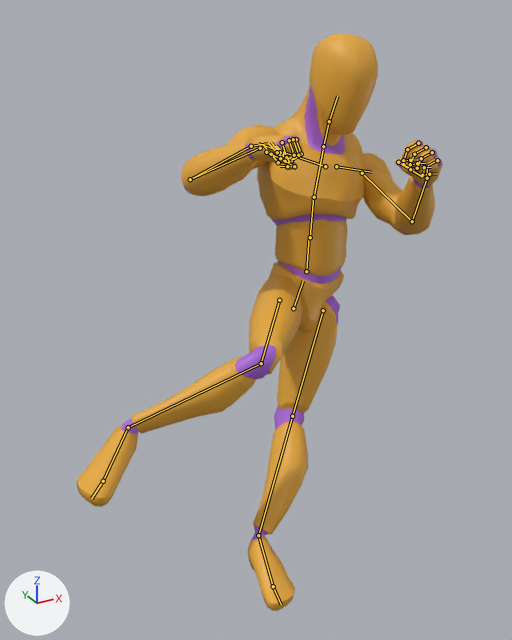
Before and after pictures for a commit that changed the glTF model public/models/quaternius/blender-kicks-core.glb.
Rendered twice from a camera (50 mm lens) standing at (-0.735, -1.799, 1.739) and looking at (0.285, 0.056, 0.812). Arrows for +X, +Y and +Z are at lower left; the lights stay in place. The picture after the commit comes second. Both versions are drawn at frame 6 of the action 'BF_RisingKick_R'; the numbers are the values there. The bones that change, and the others that lie on the model, are drawn over the model as lines.

Names of what the first picture shows: 'Mannequin'.
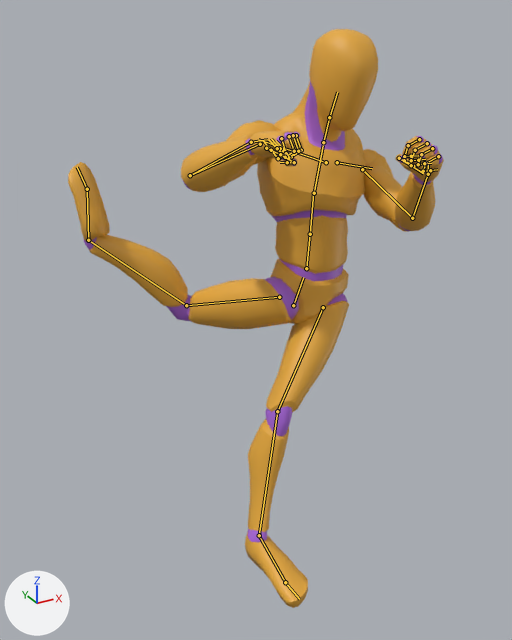
Edits to the bpy script that builds the scene:
```text
Change bone_pelvis:
    where bone_pelvis = bpy.data.objects['Armature'].pose.bones['pelvis']  # child of 'root'
    bone_pelvis.location: (0.489, -0.164, -0.064) -> (0.489, -0.152, -0.067)
Change bone_thigh_l:
    where bone_thigh_l = bpy.data.objects['Armature'].pose.bones['thigh_l']  # child of 'pelvis'
    bone_thigh_l.rotation_quaternion: (0.167, 0.032, 0.982, 0.086) -> (0.974, -0.099, 0.145, 0.142)  # degrees (-11, 161, -6) -> degrees (-9, 18, 15)
Change bone_calf_l:
    where bone_calf_l = bpy.data.objects['Armature'].pose.bones['calf_l']  # child of 'thigh_l'
    bone_calf_l.rotation_quaternion: (0.951, 0.093, -0.19, -0.226) -> (0.962, 0.069, -0.191, -0.184)  # degrees (16, -19, -29) -> degrees (13, -20, -24)
Change bone_foot_l:
    where bone_foot_l = bpy.data.objects['Armature'].pose.bones['foot_l']  # child of 'calf_l'
    bone_foot_l.rotation_quaternion: (0.367, 0.379, -0.544, -0.652) -> (0.957, 0.182, 0.19, -0.121)  # degrees (83, 5, -116) -> degrees (19, 24, -10)
Change bone_thigh_r:
    where bone_thigh_r = bpy.data.objects['Armature'].pose.bones['thigh_r']  # child of 'pelvis'
    bone_thigh_r.rotation_quaternion: (0.863, -0.4, -0.092, 0.295) -> (0.619, 0.605, -0.491, -0.097)  # degrees (-48, 4, 36) -> degrees (104, -29, -55)
Change bone_foot_r:
    where bone_foot_r = bpy.data.objects['Armature'].pose.bones['foot_r']  # child of 'calf_r'
    bone_foot_r.rotation_quaternion: (0.827, 0.35, 0.132, -0.42) -> (-0.452, -0.778, 0.259, 0.35)  # degrees (33, 31, -45) -> degrees (111, 18, -49)
```

What differs and where, as boxes (x1, y1, x2, y2) in the pictures (512 x 640 px):
'Mannequin', posed
    before: (77, 34, 443, 611)
    after: (68, 29, 444, 608)
bone 'pelvis', root to tip
    before: (293, 308) to (303, 281)
    after: (293, 305) to (303, 277)
bone 'thigh_l', root to tip
    before: (323, 310) to (292, 416)
    after: (323, 307) to (277, 411)
bone 'calf_l', root to tip
    before: (292, 416) to (258, 535)
    after: (277, 411) to (259, 535)
bone 'foot_l', root to tip
    before: (258, 535) to (273, 586)
    after: (259, 535) to (285, 582)
bone 'thigh_r', root to tip
    before: (279, 300) to (261, 363)
    after: (279, 297) to (186, 305)
bone 'foot_r', root to tip
    before: (128, 427) to (103, 481)
    after: (88, 240) to (87, 189)
